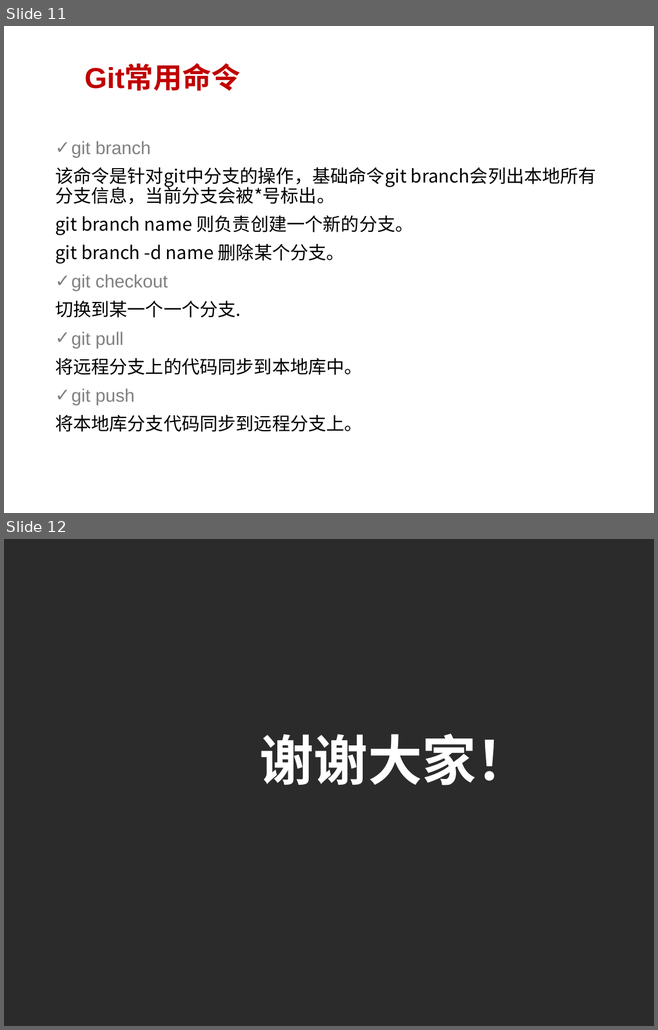
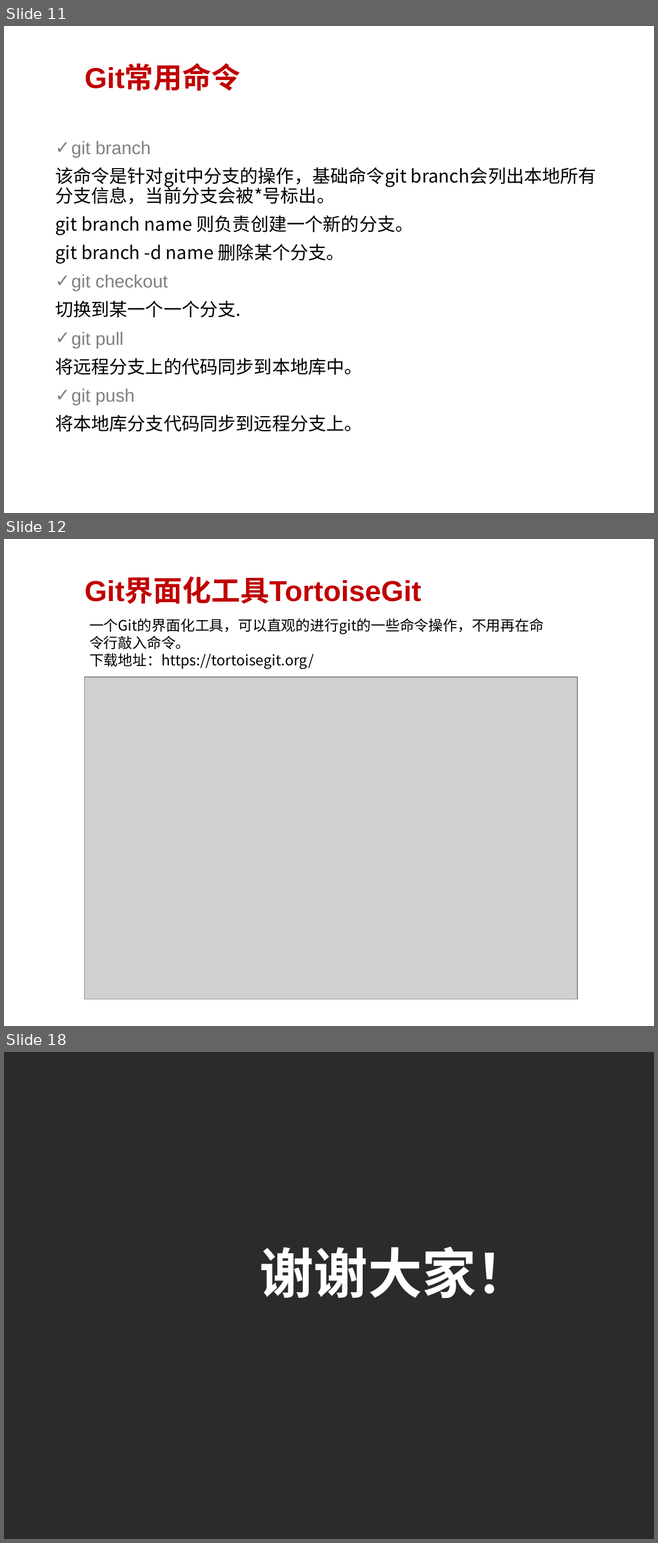
Before and after one commit to guigevip/gjhdemo, a slide deck: gjhDemo/git.pptx. Shown one above the other, each under a label of ours: slides 11 and 12 before the commit, slides 11, 12 and 18 after it; the slides between them are not shown. The pictures are 658x1030 and 658x1543 pixels, drawn with LibreOffice and Linux fonts; fonts in the diff are those of the drawing; grey boxes stand for pictures; background and template pictures are left out; a plain dark background stands for a picture behind light text. Boxes give left, top, right and bottom in pixels: in the first picture for what was removed or moved away, otherwise in the second. Text is boxed around its words. In the diff, an @@ line names an element or a change of style, - is before the commit and + after.

```diff
--- a/gjhDemo/git.pptx
+++ b/gjhDemo/git.pptx
@@ slide 12 added at bbox=[4, 539, 654, 1026], background picture (left out) @@
@@ title added at bbox=[85, 578, 421, 604], 32 pt, text #C00000, bold @@
+Git界面化工具TortoiseGit
@@ text added at bbox=[89, 618, 543, 669], 16 pt, text #000000 @@
+一个Git的界面化工具，可以直观的进行git的一些命令操作，不用再在命令行敲入命令。
+下载地址：https://tortoisegit.org/
@@ picture added at bbox=[84, 678, 577, 1000] @@
@@ what was slide 12 is now slide 18 @@
```
Also in this commit, not shown: 1 slide changed, 5 other slides added.
